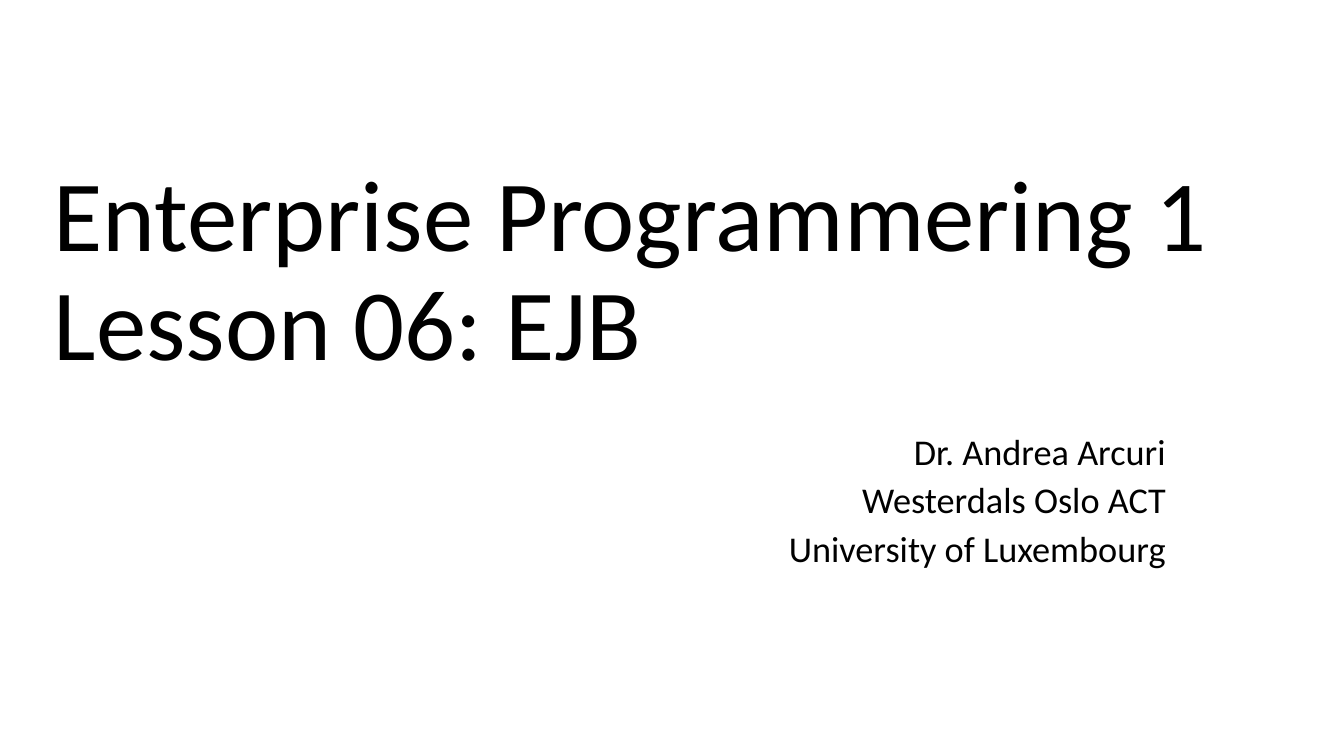
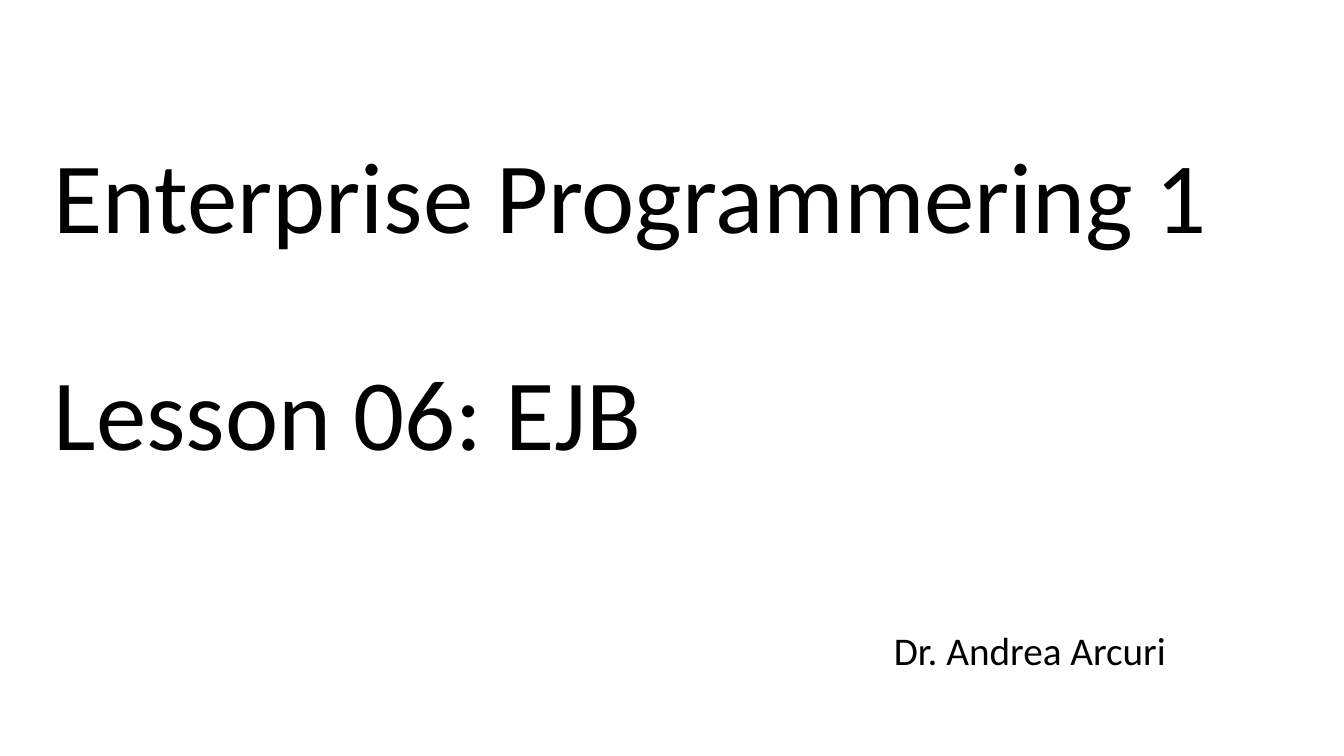
Before and after one commit to arcuri82/testing_security_development_enterprise_systems, a slide deck: slide 1 of doc/intro/slides/lesson_06_ejb.pptx. Drawn at 1344x756 pixels with LibreOffice and Linux fonts; fonts in the diff are those of the drawing. Boxes give left, top, right and bottom in pixels: in the first picture for what was removed or moved away, otherwise in the second. Text is boxed around its words. In the diff, an @@ line names an element or a change of style, - is before the commit and + after.

```diff
--- a/doc/intro/slides/lesson_06_ejb.pptx
+++ b/doc/intro/slides/lesson_06_ejb.pptx
@@ title "Enterprise Programmering 1 Lesson 06: ..." rewrapped from bbox=[54, 181, 1207, 361] to bbox=[54, 163, 1207, 451] @@
@@ subtitle at bbox=[789, 487, 1166, 569]: paragraphs removed @@
-Westerdals Oslo ACT
-University of Luxembourg
@@ subtitle "Dr. Andrea Arcuri": place and size @@
-subtitle "Dr. Andrea Arcuri" at bbox=[789, 439, 1166, 569]
+subtitle "Dr. Andrea Arcuri" at bbox=[894, 637, 1165, 666]
@@ subtitle "Dr. Andrea Arcuri" at bbox=[894, 637, 1165, 666]: size 25.9 to 28 pt; line spacing 0.8 to 0.9 @@
```
Also in this commit, not shown: 4 other slides changed, 1 other file.
